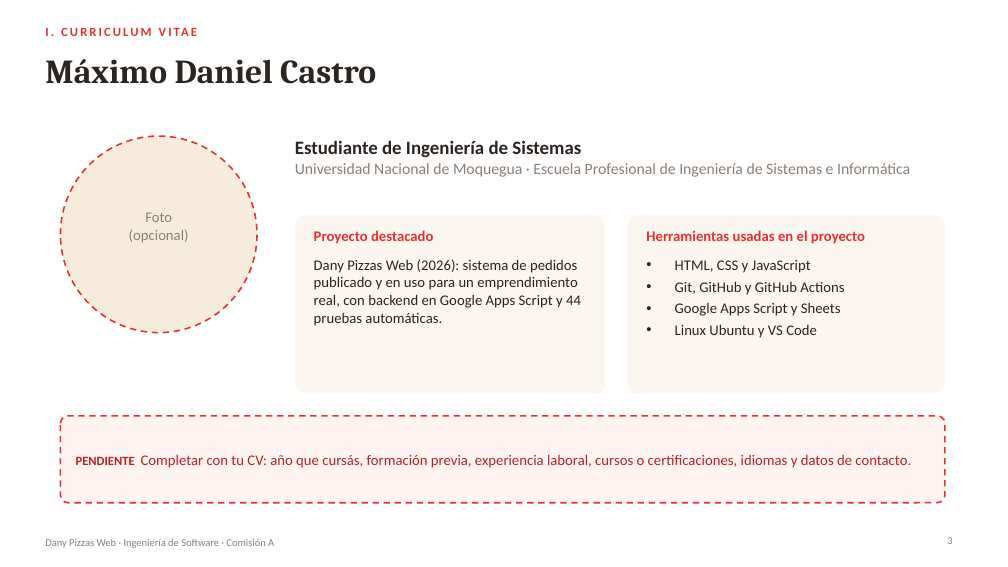
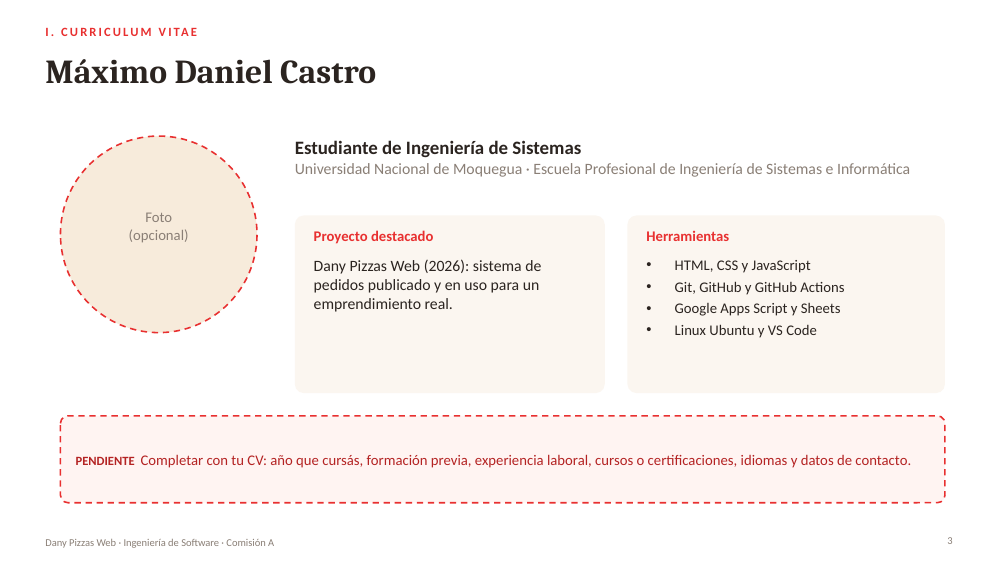
Before and after one commit to CastroMaximo/DanyPizzas, a slide deck: slide 3 of docs/presentacion/DanyPizzas_Presentacion.pptx. Drawn at 1008x567 pixels with LibreOffice and Linux fonts; fonts in the diff are those of the drawing. Boxes give left, top, right and bottom in pixels: in the first picture for what was removed or moved away, otherwise in the second. Text is boxed around its words. In the diff, an @@ line names an element or a change of style, - is before the commit and + after.

```diff
--- a/docs/presentacion/DanyPizzas_Presentacion.pptx
+++ b/docs/presentacion/DanyPizzas_Presentacion.pptx
@@ text at <box>646,231,729,241</box>: text changed @@
-Herramientas usadas en el proyecto
+Herramientas
@@ text at <box>314,259,541,312</box>: text changed; size 14 to 15 pt @@
-Dany Pizzas Web (2026): sistema de pedidos publicado y en uso para un emprendimiento real, con backend en Google Apps Script y 44 pruebas automáticas.
+Dany Pizzas Web (2026): sistema de pedidos publicado y en uso para un emprendimiento real.
```
Also in this commit, not shown: 10 other slides changed, 19 slides added, 21 slides removed, 3 other files.
